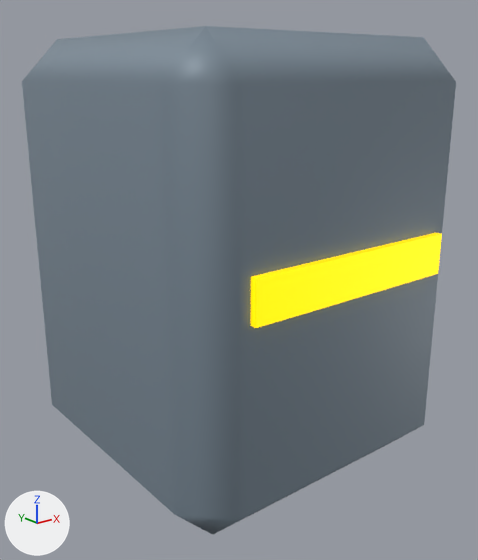
Renders of the Blender file art/barrier.blend from each side of a commit.
Both versions are drawn from a 50 mm camera at (-1.276, -1.614, 1.205) aimed at (-0.011, -0.033, 0.572). The axes (+X, +Y, +Z) are drawn at lower left. The lights are the same throughout. The picture after the commit comes second.

Names of what the first picture shows: 'Hazard marking', 'Obstruction'.
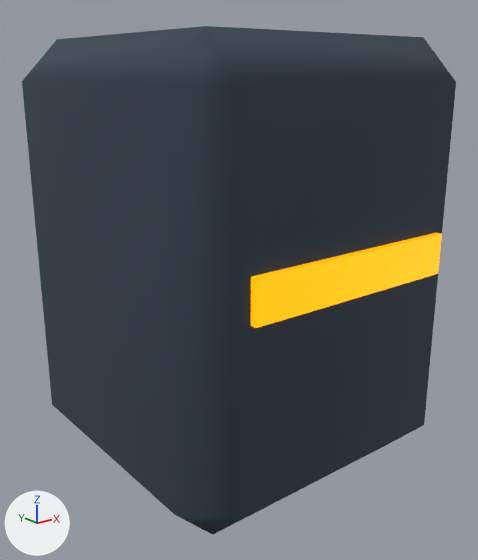
What differs and where, as boxes (x1, y1, x2, y2) in the pictures (478 x 560 px):
'Obstruction', recoloured (darker): (22, 26, 456, 534) in both
'Hazard marking', recoloured: (251, 233, 442, 328) in both

The change in detail:
Material 'concrete' (mat_concrete) changes colour from greyish blue #7d8c99 to dark blue #344351; in linear values from (0.204, 0.263, 0.318) to (0.0343, 0.0561, 0.0823).
In material 'amber' (mat_amber), emission_color goes from (1.0, 0.667, 0.0) (yellow #ffd500) to (1.0, 0.402, 0.0) (orange #ffaa00).
